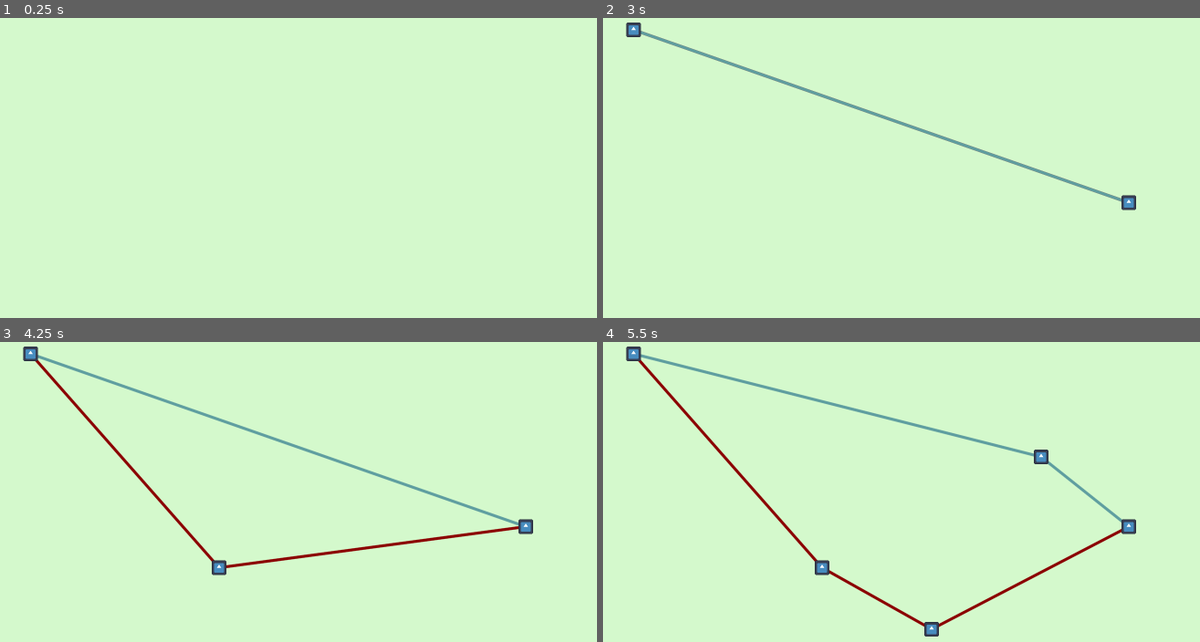
Above: before the commit, frames 1-4 (two rows, left to right).
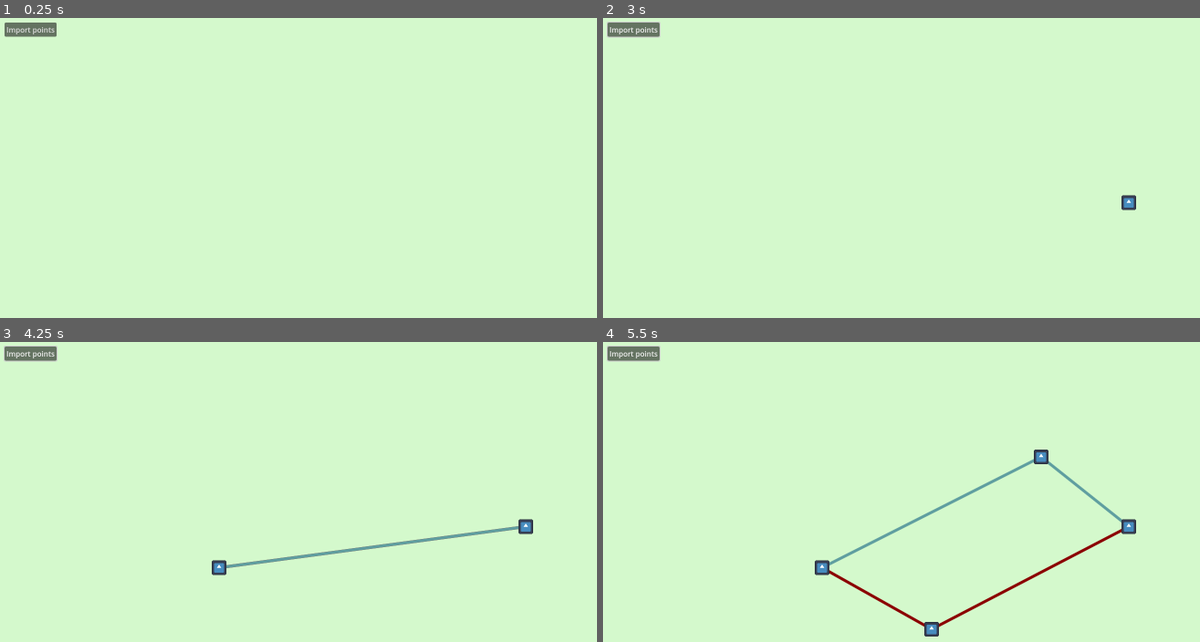
Above: after the commit, the same moments.

Repository: riorio805/geokom
Game: Godot game, scene res://main.tscn
The game is run twice, just before and just after one commit, with the same random seed, the same clock (stepped at 60 frames per second) and the same inputs. The engine's default icon, where the game draws it, is replaced by a stand-in: a white triangle on a blue panel in a dark square.
Inputs (mouse positions are in pixels of both pictures, inside the frame that each line leads up to):
- Up to frame 1 (0.25 s): no input
- Up to frame 2 (3 s): click (632, 30) at 0.5 s, where only the run after the commit has a clickable "Import points"; click (632, 30) at 1.25 s, where only the run after the commit has a clickable "Import points"; click (632, 30) at 2 s, where only the run after the commit has a clickable "Import points"; tap Enter at 2.75 s; move the mouse to (1128, 204) at 2.77 s; click (1128, 204) at 2.92 s
- Up to frame 3 (4.25 s): tap R (debug_reset) at 3.5 s; drag from (220, 567) to (328, 630) at 3.52 s
- Up to frame 4 (5.5 s): tap R (debug_reset) at 4.25, 5 s; move the mouse to (1038, 456) at 4.27 s; click (1038, 456) at 4.42 s; drag from (931, 630) to (746, 486) at 5.02 s

The runs differ from the first frame. In frame 1, 0.4% of the frame differs, in the area x 0-10%, y 1-7%; in frame 2, 1.5%; in frame 3, 2.5%, in the area x 0-87%, y 1-76%; in frame 4, 2.2%.

Commit message:
Import points

Diff:
--- a/main.gd
+++ b/main.gd
@@ -4,6 +4,7 @@
 @export var draw_node:Node2D
 
 @onready var camera = $Camera2D
+@onready var import_button = $CanvasLayer/ImportPoints
 
 var mouse_input: Vector2
 var mouse_start: Vector2
@@ -85,11 +86,10 @@
 		var deleted = false
 		if right_clicked and not dots_node.is_dragging():
 			deleted = dots_node.delete_at(mouse_start)
-			if deleted:
-				print("Successfully deleted dot at ", mouse_start)
-			else:
-				print("Failed to delete dot at ", mouse_start)
-
+			#if deleted:
+				#print("Successfully deleted dot at ", mouse_start)
+			#else:
+				#print("Failed to delete dot at ", mouse_start)
 		if not deleted:
 			if right_clicked:
 				camera.start_drag()
@@ -98,3 +98,28 @@
 		right_clicked = false
 	else:
 		camera.release_drag()
+
+
+func _on_import_points_pressed():
+	var file_dialog = FileDialog.new()
+	file_dialog.file_mode = FileDialog.FILE_MODE_OPEN_FILE
+	file_dialog.access = FileDialog.ACCESS_FILESYSTEM
+	file_dialog.use_native_dialog = true
+	file_dialog.file_selected.connect(import_points)
+
+	add_child(file_dialog)
+	file_dialog.popup_centered()
+	file_dialog.grab_focus()
+	remove_child(file_dialog)
+
+func import_points(path:String) -> void:
+	var file = FileAccess.open(path, FileAccess.READ)
+	var points = PackedVector2Array()
+	while not file.eof_reached():
+		var line = file.get_csv_line()
+		if len(line) != 2: return
+		if not (line[0].is_valid_float() and line[1].is_valid_float()): return
+		points.append(Vector2(float(line[0]), float(line[1])))
+
+	dots_node.remove_all_dots()
+	dots_node.create_dots(points)
--- a/main.tscn
+++ b/main.tscn
@@ -16,3 +16,14 @@
 
 [node name="Camera2D" type="Camera2D" parent="."]
 script = ExtResource("4_qpr45")
+
+[node name="CanvasLayer" type="CanvasLayer" parent="."]
+
+[node name="ImportPoints" type="Button" parent="CanvasLayer"]
+offset_left = 10.0
+offset_top = 10.0
+offset_right = 124.0
+offset_bottom = 41.0
+text = "Import points"
+
+[connection signal="pressed" from="CanvasLayer/ImportPoints" to="." method="_on_import_points_pressed"]
--- a/objects/dots.gd
+++ b/objects/dots.gd
@@ -10,8 +10,12 @@
 
 func _process(_delta) -> void:
 	# debug
-	if Input.is_action_pressed("debug") and Input.is_action_just_pressed("debug_print"):
-		print(dot_nodes)
+	if Input.is_action_pressed("debug"):
+		if Input.is_action_just_pressed("debug_print"):
+			print(dot_nodes)
+		if Input.is_action_just_pressed("debug_delete_all_dots"):
+			remove_all_dots()
+			updated = true
 
 ## Consumes an update check if dots has been updated since last time (true if update, false if no update)
 func consume_update() -> bool:
@@ -77,3 +81,15 @@
 		if bounds.has_point(pos):
 			return i
 	return -1
+
+## Removes all dots
+func remove_all_dots() -> void:
+	for n in dot_nodes:
+		n.queue_free()
+	dot_nodes = []
+	pass
+
+## Creates dots at specified positions in array
+func create_dots(ats:PackedVector2Array):
+	for pos in ats:
+		create_at(pos)
--- a/project.godot
+++ b/project.godot
@@ -51,6 +51,11 @@
 "events": [Object(InputEventKey,"resource_local_to_scene":false,"resource_name":"","device":-1,"window_id":0,"alt_press …(191 unchanged characters)…
 ]
 }
+debug_delete_all_dots={
+"deadzone": 0.5,
+"events": [Object(InputEventKey,"resource_local_to_scene":false,"resource_name":"","device":-1,"window_id":0,"alt_pressed":false,"shift_pressed":false,"ctrl_pressed":false,"meta_pressed":false,"pressed":false,"keycode":0,"physical_keycode":4194308,"key_label":0,"unicode":0,"location":0,"echo":false,"script":null)
+]
+}
 
 [rendering]
 
--- a/start.gd
+++ b/start.gd
@@ -1,4 +1,7 @@
 extends Node
 
 func _ready() -> void:
-	print(rad_to_deg(Vector2(0,1).angle_to(Vector2(1,0))))
+	#print(rad_to_deg(Vector2(0,1).angle_to(Vector2(1,0))))
+
+
+	pass
Not shown, added: example_points.txt
